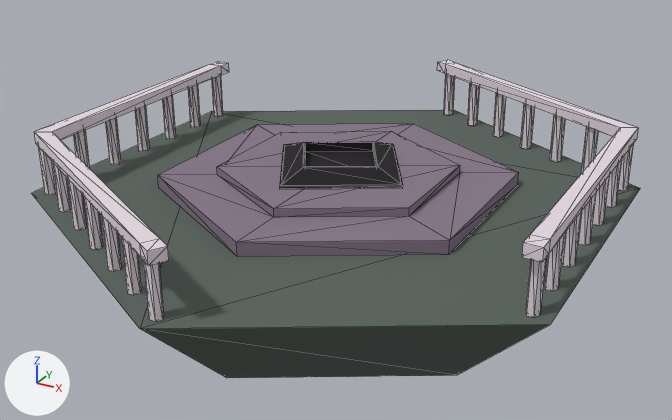
What one commit did to the glTF model lvl1_isle_P_switch2.glb.
Both versions are drawn from a camera (50 mm lens) standing at (-12.8, -40.87, -39.34) and looking at (-18.12, -31.19, -44.19). The axes (+X, +Y, +Z) are drawn at lower left. The lights are the same throughout. Mesh edges are drawn as thin lines. Vertices at the same position are counted once.

Before the edit, the objects in view are built like this:
```python
me_cube_006 = bpy.data.meshes.new('Cube.006')
me_cube_006.from_pydata(...)  # 413 vertices, 696 faces; spans x -3.39..3.4, y -3.94..3.9, z -1.7..0.46
me_cube_006.materials.append(mat_pixel_palette)  # picture img_pixel_palet
ob_lvl1_isl_p_switch2 = bpy.data.objects.new('lvl1_isl_P_switch2', me_cube_006)
ob_lvl1_isl_p_switch2.location = (-18.14, -31.11, -43.57)
```
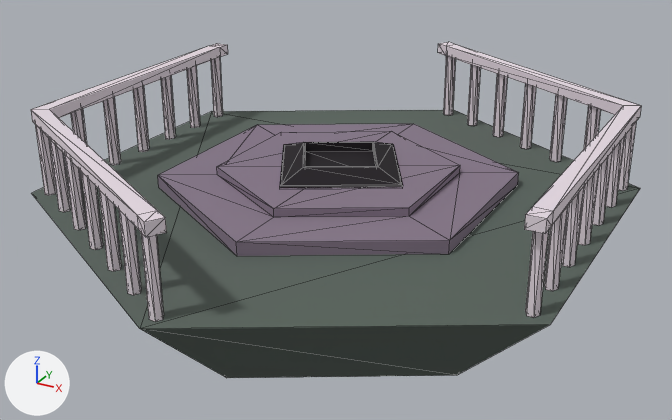
Where the newer file only moved an object's origin or applied its transform, the numbers keep the older frame.

Boxes (x1, y1, x2, y2) around the edits, measured in the pictures (672 x 420 px; the box of a moved part takes in the faces that stretch with it):
'lvl1_isl_P_switch2', reshaped: before (32, 60, 640, 378); after (31, 42, 641, 378)
part 1 of me_cube_006, moved or reshaped: before (34, 61, 229, 266); after (31, 43, 228, 237)
part 2 of me_cube_006, moved or reshaped: before (437, 60, 638, 262); after (438, 42, 641, 234)
part 3 of me_cube_006, moved or reshaped: before (38, 75, 223, 322); after (35, 57, 223, 322)
part 4 of me_cube_006, moved or reshaped: before (443, 74, 633, 318); after (443, 56, 636, 318)

What changed in the scene script:
```text
Change me_cube_006:
    where me_cube_006.from_pydata(...)  # 413 vertices, 696 faces; spans x -3.39..3.4, y -3.94..3.9, z -1.7..0.46
    used by ob_lvl1_isl_p_switch2; location = (-18.14, -31.11, -43.57)
    me_cube_006 part 1: the loose piece of 20 vertices spanning x -3.27..0.23, y -3.88..2.02, z 0.31..0.46 is moved by (0.0, 0.0, 0.29)
    me_cube_006 part 2: the loose piece of 20 vertices spanning x -0.22..3.29, y -2.06..3.84, z 0.31..0.46 is moved by (0.0, 0.0, 0.29)
    me_cube_006 part 3: all 78 vertices in x -3.25..0.09, y -3.76..1.89, z 0.38 are moved by (0.0, 0.0, 0.29)
    me_cube_006 part 4: all 78 vertices in x -0.08..3.26, y -1.93..3.72, z 0.38 are moved by (0.0, 0.0, 0.29)
```
